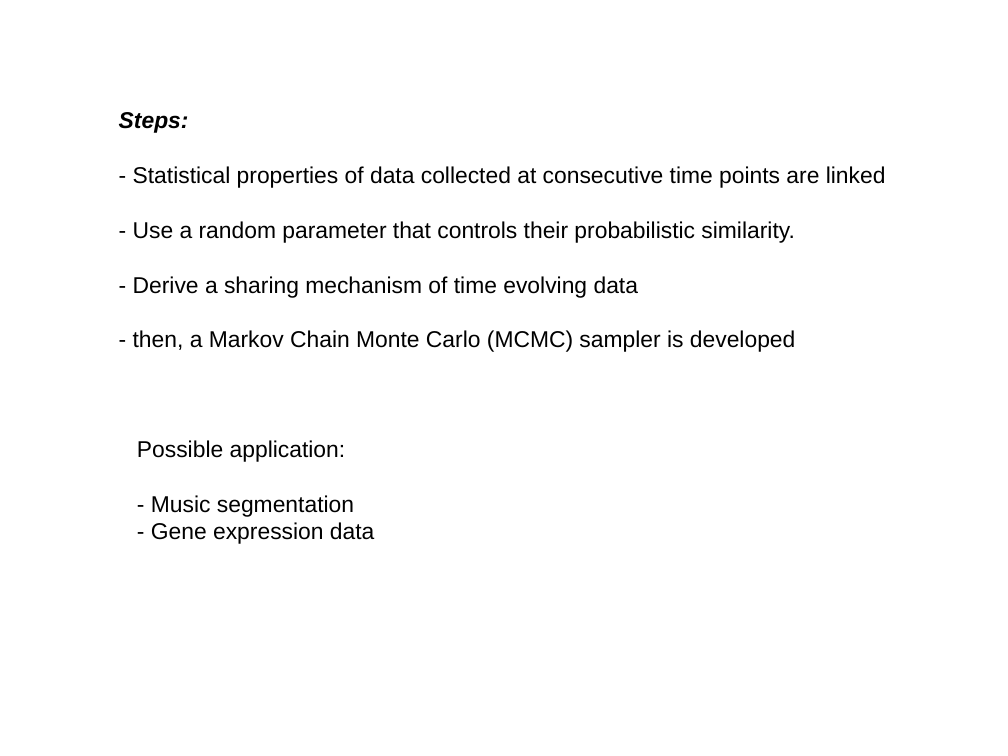
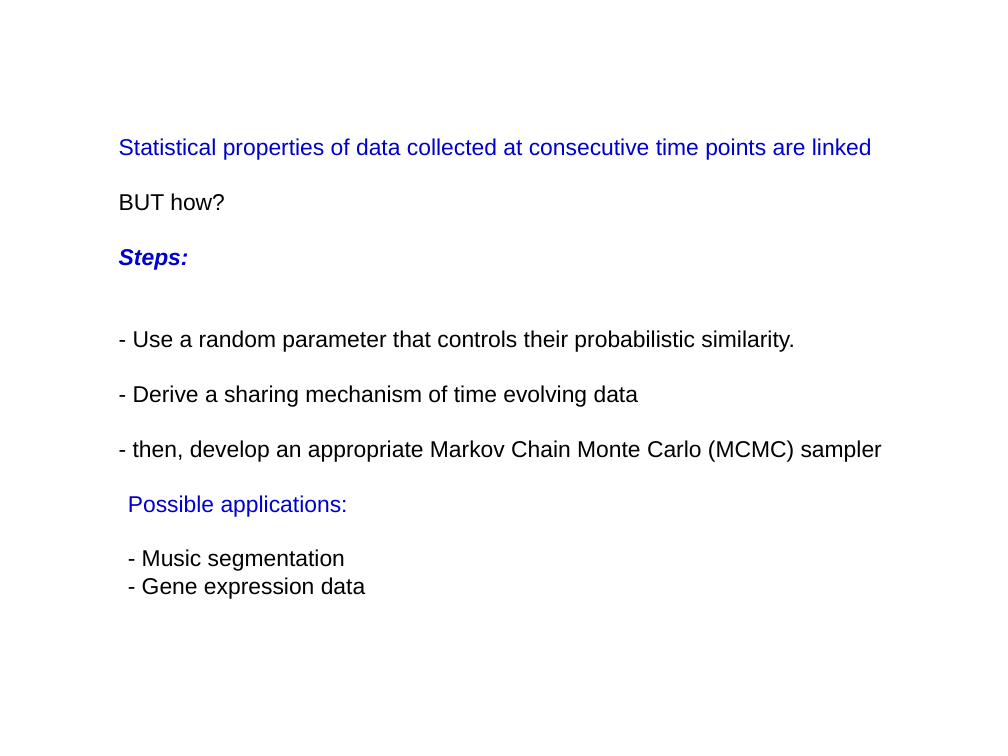
Before and after one commit to afcarl/Dirichlet_Processes, a slide deck: slide 28 of version_2.odp (slide 27 before the commit). Drawn at 1008x756 pixels with LibreOffice and Linux fonts; fonts in the diff are those of the drawing. Boxes give left, top, right and bottom in pixels: in the first picture for what was removed or moved away, otherwise in the second. Text is boxed around its words. In the diff, an @@ line names an element or a change of style, - is before the commit and + after.

```diff
--- a/version_2.odp
+++ b/version_2.odp
@@ text at box(119, 138, 872, 211): paragraphs added @@
+Statistical properties of data collected at consecutive time points are linked
+BUT how?
@@ text at box(133, 166, 886, 188): paragraph removed @@
-- Statistical properties of data collected at consecutive time points are linked
@@ text at box(119, 249, 189, 270): text colour #000000 to #0000CC in "Steps:" @@
@@ text at box(133, 440, 882, 462): text changed @@
-- then, a Markov Chain Monte Carlo (MCMC) sampler is developed
+- then, develop an appropriate Markov Chain Monte Carlo (MCMC) sampler
@@ text "Possible applications:": place and size @@
-text "Possible applications:" at box(137, 440, 374, 544)
+text "Possible applications:" at box(128, 495, 365, 599)
@@ text at box(128, 495, 348, 517): text changed; text colour #000000 to #0000CC @@
-Possible application:
+Possible applications:
```
Also in this commit, not shown: 9 other slides changed, 2 slides added.
